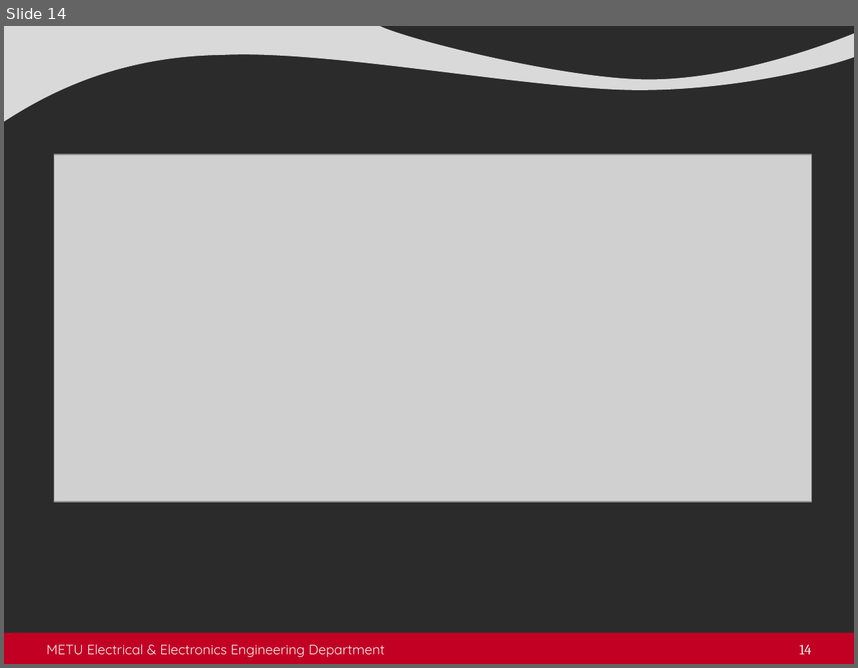
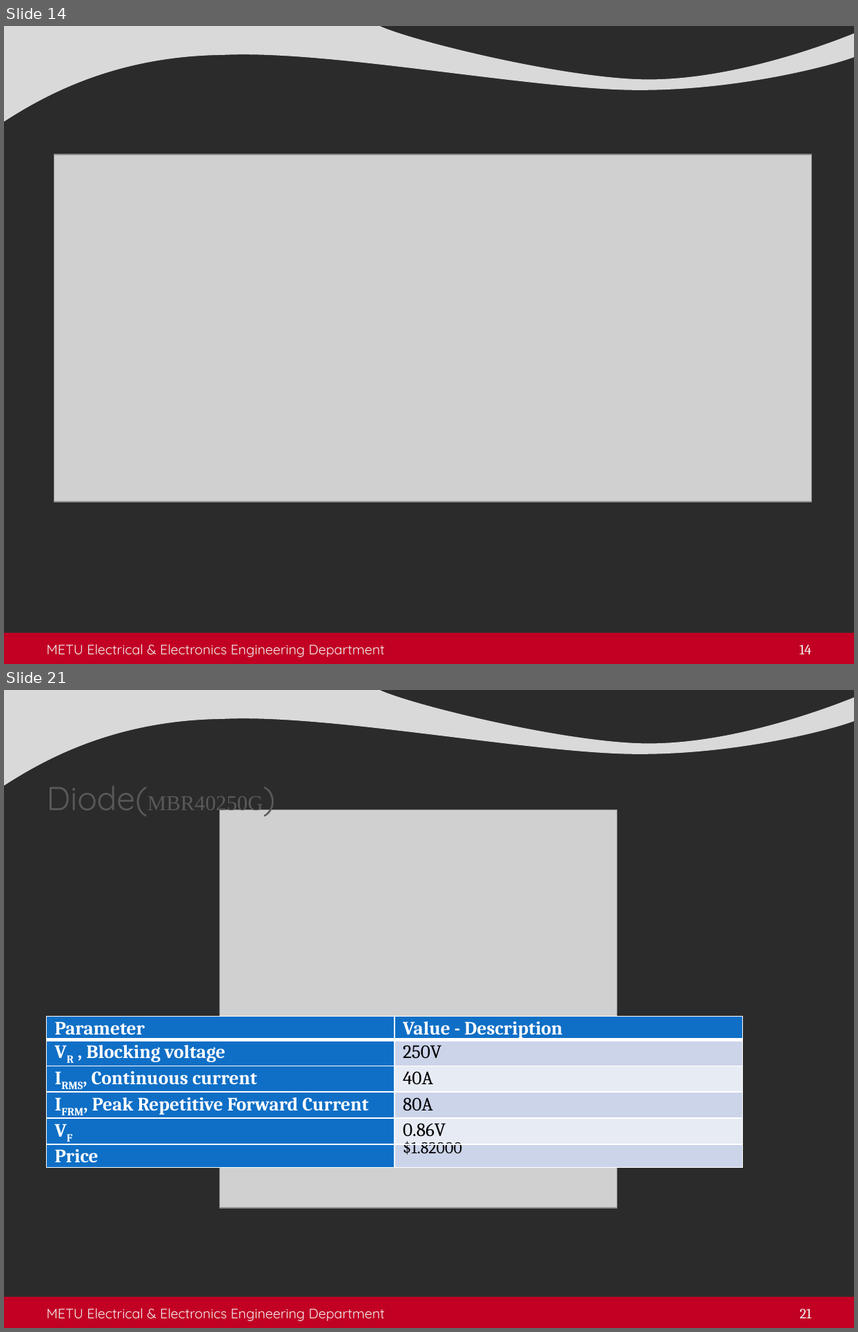
Before and after one commit to busranurkocak/EE464-Term-Project, a slide deck: Presentation/Isolated_presentation.pptx. Shown one above the other, each under a label of ours: slide 14 before the commit, slides 14 and 21 after it; the slides between them are not shown. The pictures are 858x668 and 858x1332 pixels, drawn with LibreOffice and Linux fonts; fonts in the diff are those of the drawing; grey boxes stand for pictures; background and template pictures are left out; a plain dark background stands for a picture behind light text. Boxes give left, top, right and bottom in pixels: in the first picture for what was removed or moved away, otherwise in the second. Text is boxed around its words. In the diff, an @@ line names an element or a change of style, - is before the commit and + after.

```diff
--- a/Presentation/Isolated_presentation.pptx
+++ b/Presentation/Isolated_presentation.pptx
@@ slide 21 added at bbox=[4, 690, 854, 1328], background picture (left out); not listed: 2 template elements that a slide beside it also shows @@
@@ title added at bbox=[47, 786, 263, 816], 18 pt, text #595959 @@
+Diode(MBR40250G)
@@ picture added at bbox=[220, 810, 618, 1208] @@
@@ table added at bbox=[47, 1016, 742, 1179], 6 rows, 2 columns @@
+Parameter | Value - Description
+VR , Blocking voltage | 250V
+IRMS, Continuous current | 40A
+IFRM, Peak Repetitive Forward Current | 80A
+VF | 0.86V
+Price | $1.82000
@@ text added at bbox=[47, 1308, 385, 1321], 11.5 pt, text #F2F2F2 @@
+METU Electrical & Electronics Engineering Department
@@ page number added at bbox=[800, 1308, 811, 1318], 12 pt, text #F2F2F2 @@
+21
```
Also in this commit, not shown: 12 other slides added.
